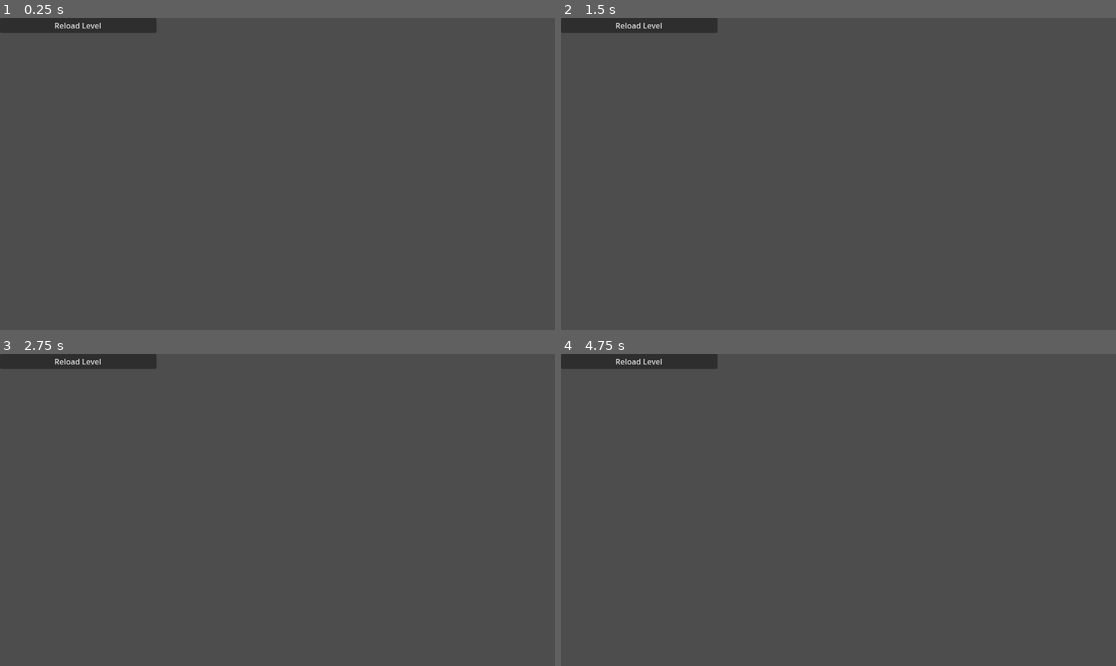
Above: before the commit, frames 1-4 (two rows, left to right).
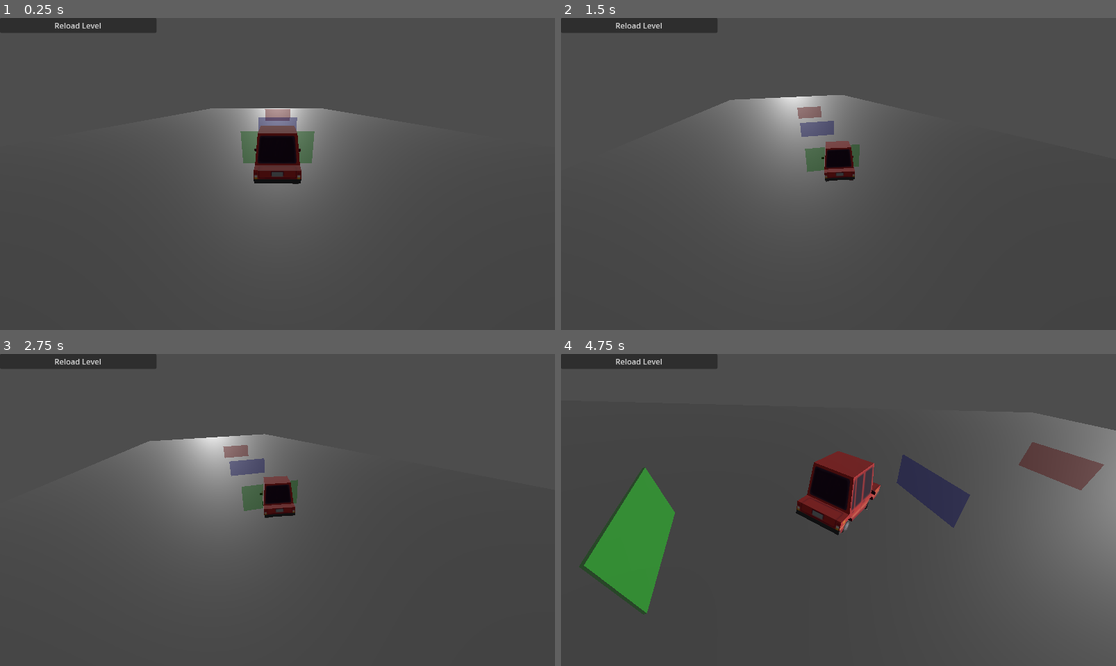
Above: after the commit, the same moments.

Repository: legendariusx/turboflop
Game: Godot game, scene res://main/main.tscn
Same seed, same stepped clock (60 frames per second), same inputs: the game is played once before the commit and once after it.
Inputs:
- Up to frame 1 (0.25 s): no input
- Up to frame 2 (1.5 s): hold Right (turn_right) 0.53-1.28 s; hold Space (brake) from 1.28 s (still down)
- Up to frame 3 (2.75 s): tap Enter at 2 s; release Space (brake) at 2.03 s; hold Right (turn_right) from 2.03 s (still down)
- Up to frame 4 (4.75 s): release Right (turn_right) at 2.78 s; hold W (accelerate) 2.78-3.53 s; hold A (turn_left) from 3.53 s (still down)

The runs differ from the first frame. In frame 1, 6.0% of the frame differs, in the area x 32-67%, y 28-59%; in frame 2, 6.0%; in frame 3, 6.5%; in frame 4, 14%, in the area x 3-100%, y 18-84%.
Error before the commit: Parse Error: Could not find type "Start" in the current scope. (res://track/track.gd:8)

Commit message:
fix warnings

Diff:
--- a/game/schema/personal_best.gd
+++ b/game/schema/personal_best.gd
@@ -18,8 +18,8 @@
 	set_meta("bsatn_type_date", "timestamp")
 
 # reducer - see server/lib::update_personal_best
-static func update_personal_best(track_id: int, time: int):
+static func update_personal_best(u_track_id: int, u_time: int):
 	if not SpacetimeDB.is_connected_db():
 		await SpacetimeDB.connected
 
-	SpacetimeDB.call_reducer("update_personal_best", [track_id, time])
+	SpacetimeDB.call_reducer("update_personal_best", [u_track_id, u_time])
--- a/game/schema/user_data.gd
+++ b/game/schema/user_data.gd
@@ -15,7 +15,7 @@
 	set_meta("bsatn_type_identity", "identity")
 
 # reducer - see server/lib::set_user_data
-static func set_user_data(position: Vector3, rotation: Vector3, linear_velocity: Vector3, angular_velocity: Vector3, is_active: bool):
+static func set_user_data(u_position: Vector3, u_rotation: Vector3, u_linear_velocity: Vector3, u_angular_velocity: Vector3, u_is_active: bool):
 	if not SpacetimeDB.is_connected_db():
 		await SpacetimeDB.connected
-	SpacetimeDB.call_reducer("set_user_data", [position, rotation, linear_velocity, angular_velocity, is_active])
+	SpacetimeDB.call_reducer("set_user_data", [u_position, u_rotation, u_linear_velocity, u_angular_velocity, u_is_active])
--- a/game/track/track.gd
+++ b/game/track/track.gd
@@ -5,7 +5,7 @@
 signal finished
 
 @onready var player_vehicle: Vehicle = $Car
-@onready var start_node: Start = $Start
+@onready var start_node: Checkpoint = $Start
 @onready var checkpoints = $Checkpoints
 @onready var finishes = $Finishes
 
@@ -21,7 +21,7 @@
 
 	# verify checkpoints and connect signals
 	for checkpoint in checkpoints.get_children():
-		assert(checkpoint is Checkpoint and checkpoint is not Start and checkpoint is not Finish, "child of Checkpoints must be of type Checkpoint and neither type Start nor Finish")
+		assert(checkpoint is Checkpoint and checkpoint is not Finish, "child of Checkpoints must be of type Checkpoint and not of type Finish")
 		(checkpoint as Checkpoint).checkpoint_entered.connect(_on_checkpoint_entered)
 
 	# verify finishes and connect signals
@@ -49,5 +49,6 @@
 		print("FINISHED")
 		print(finish_time)
 		PersonalBest.update_personal_best(track_id, finish_time)
+		finished.emit()
 	else:
 		print("finish entered but not finished")
